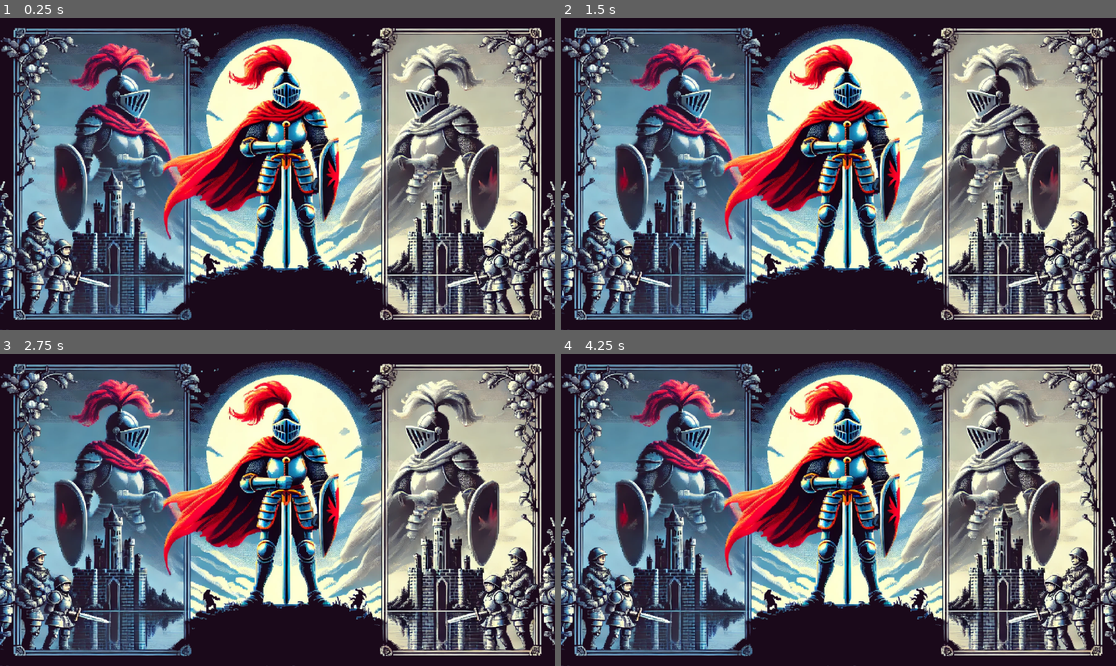
Above: before the commit, frames 1-4 (two rows, left to right).
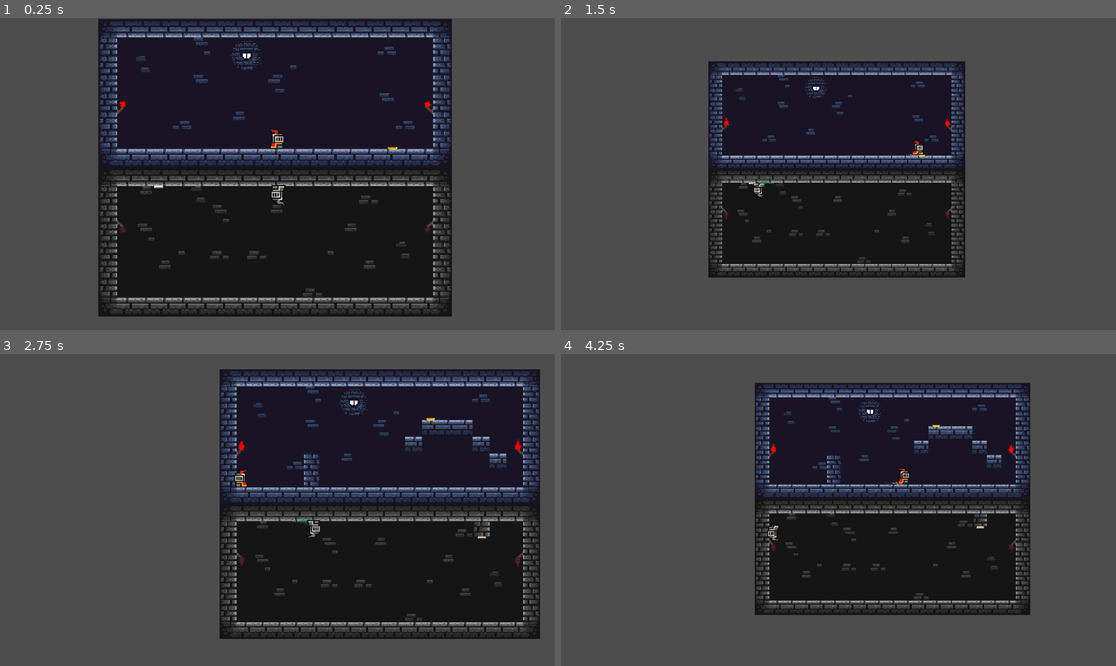
Above: after the commit, the same moments.

Repository: Hugana/A-Knight-s-Soul
Game: Godot game, scene res://scenes/Levels/level_0.tscn
Two runs of this game, one before a commit and one after it. Both use one fixed random seed, a clock stepped at 60 frames per second and the inputs below. Before the commit the project starts from res://scenes/main_menu.tscn.
Inputs:
- Up to frame 1 (0.25 s): no input
- Up to frame 2 (1.5 s): hold D (move_right) from 0.53 s (still down); tap Space (jump) at 0.77 s
- Up to frame 3 (2.75 s): tap Space (jump) at 1.52 s; release D (move_right) at 2.03 s; hold A (move_left) from 2.03 s (still down)
- Up to frame 4 (4.25 s): release A (move_left) at 2.78 s; hold D (move_right) from 2.78 s (still down); tap Space (jump) at 3.02, 3.77 s

The runs differ from the first frame. In frame 1, 86% of the frame differs, in the area x 0-100%, y 0-100%; in frame 2, 92%; in frame 3, 89%; in frame 4, 91%.

Commit message:
Main Menu and Music Implementation

Diff:
--- a/project.godot
+++ b/project.godot
@@ -11,9 +11,13 @@
 [application]
 
 config/name="A Knight's Soul"
-run/main_scene="res://scenes/main_menu.tscn"
+run/main_scene="res://scenes/Levels/level_0.tscn"
 config/features=PackedStringArray("4.3", "Forward Plus")
 config/icon="res://icon.svg"
+
+[display]
+
+window/size/resizable=false
 
 [input]
 
--- /dev/null
+++ b/scenes/Levels/main_menu.tscn
@@ -0,0 +1,153 @@
+[gd_scene load_steps=6 format=3 uid="uid://bfyunt4inngm2"]
+
+[ext_resource type="Script" path="res://scripts/main_menu.gd" id="1_1nkyx"]
+[ext_resource type="Texture2D" uid="uid://crgoyjk0vf3wh" path="res://Knighs_Soul_wallpaper.png" id="2_j3tpl"]
+[ext_resource type="FontFile" uid="uid://dbepmpin73w7n" path="res://assets/fonts/PixelatedEleganceRegular-ovyAA.ttf" id="3_t3e3r"]
+[ext_resource type="Script" path="res://scenes/music_player.gd" id="4_m2a22"]
+
+[sub_resource type="StyleBoxTexture" id="StyleBoxTexture_wwp1v"]
+texture = ExtResource("2_j3tpl")
+
+[node name="MainMenu" type="Control"]
+layout_mode = 3
+anchors_preset = 15
+anchor_right = 1.0
+anchor_bottom = 1.0
+grow_horizontal = 2
+grow_vertical = 2
+script = ExtResource("1_1nkyx")
+
+[node name="AudioStreamPlayer2D" type="AudioStreamPlayer2D" parent="."]
+volume_db = -12.0
+script = ExtResource("4_m2a22")
+
+[node name="Panel" type="Panel" parent="."]
+layout_mode = 1
+anchors_preset = 15
+anchor_right = 1.0
+anchor_bottom = 1.0
+grow_horizontal = 2
+grow_vertical = 2
+theme_override_styles/panel = SubResource("StyleBoxTexture_wwp1v")
+
+[node name="Label" type="Label" parent="."]
+layout_mode = 1
+anchors_preset = 10
+anchor_right = 1.0
+offset_top = 9.0
+offset_bottom = 36.0
+grow_horizontal = 2
+theme_override_fonts/font = ExtResource("3_t3e3r")
+theme_override_font_sizes/font_size = 29
+text = "    A Knight's Soul"
+horizontal_alignment = 1
+vertical_alignment = 1
+
+[node name="Main" type="VBoxContainer" parent="."]
+visible = false
+layout_mode = 1
+anchors_preset = 12
+anchor_top = 1.0
+anchor_right = 1.0
+anchor_bottom = 1.0
+offset_left = 23.0
+offset_top = -115.0
+offset_right = 23.0
+offset_bottom = 21.0
+grow_horizontal = 2
+grow_vertical = 0
+
+[node name="New Game" type="Button" parent="Main"]
+layout_mode = 2
+size_flags_horizontal = 4
+theme_override_fonts/font = ExtResource("3_t3e3r")
+text = "New game"
+
+[node name="Level Select" type="Button" parent="Main"]
+layout_mode = 2
+size_flags_horizontal = 4
+theme_override_fonts/font = ExtResource("3_t3e3r")
+text = "Level Select"
+
+[node name="Options" type="Button" parent="Main"]
+layout_mode = 2
+size_flags_horizontal = 4
+theme_override_fonts/font = ExtResource("3_t3e3r")
+text = "Options
+"
+
+[node name="Quit" type="Button" parent="Main"]
+layout_mode = 2
+size_flags_horizontal = 4
+theme_override_fonts/font = ExtResource("3_t3e3r")
+text = "Quit"
+
+[node name="LevelSelect" type="VBoxContainer" parent="."]
+visible = false
+layout_mode = 1
+anchors_preset = 12
+anchor_top = 1.0
+anchor_right = 1.0
+anchor_bottom = 1.0
+offset_left = 23.0
+offset_top = -107.0
+offset_right = 23.0
+offset_bottom = 29.0
+grow_horizontal = 2
+grow_vertical = 0
+
+[node name="Back" type="Button" parent="LevelSelect"]
+layout_mode = 2
+size_flags_horizontal = 4
+theme_override_fonts/font = ExtResource("3_t3e3r")
+text = "Back"
+
+[node name="TextEdit" type="TextEdit" parent="LevelSelect"]
+custom_minimum_size = Vector2(132, 20)
+layout_mode = 2
+size_flags_horizontal = 4
+size_flags_vertical = 4
+theme_override_fonts/font = ExtResource("3_t3e3r")
+placeholder_text = "Insert Code
+"
+
+[node name="Load" type="Button" parent="LevelSelect"]
+layout_mode = 2
+size_flags_horizontal = 4
+theme_override_fonts/font = ExtResource("3_t3e3r")
+text = "Load
+"
+
+[node name="Options" type="VBoxContainer" parent="."]
+visible = false
+layout_mode = 1
+anchors_preset = 12
+anchor_top = 1.0
+anchor_right = 1.0
+anchor_bottom = 1.0
+offset_left = 23.0
+offset_top = -102.0
+offset_right = 23.0
+offset_bottom = 34.0
+grow_horizontal = 2
+grow_vertical = 0
+
+[node name="FullScreen" type="Button" parent="Options"]
+layout_mode = 2
+size_flags_horizontal = 4
+text = "Fullscreen"
+
+[node name="Options_back" type="Button" parent="Options"]
+layout_mode = 2
+size_flags_horizontal = 4
+size_flags_vertical = 4
+text = "Back"
+
+[connection signal="pressed" from="Main/New Game" to="." method="_on_new_game_pressed"]
+[connection signal="pressed" from="Main/Level Select" to="." method="_on_level_select_pressed"]
+[connection signal="pressed" from="Main/Options" to="." method="_on_options_pressed"]
+[connection signal="pressed" from="Main/Quit" to="." method="_on_quit_pressed"]
+[connection signal="pressed" from="LevelSelect/Back" to="." method="_on_back_pressed"]
+[connection signal="pressed" from="LevelSelect/Load" to="." method="_on_load_pressed"]
+[connection signal="pressed" from="Options/FullScreen" to="." method="_on_full_screen_pressed"]
+[connection signal="pressed" from="Options/Options_back" to="." method="_on_options_back_pressed"]
--- a/scenes/main_menu.tscn
+++ /dev/null
@@ -1,23 +0,0 @@
-[gd_scene load_steps=3 format=3 uid="uid://bfyunt4inngm2"]
-
-[ext_resource type="Texture2D" uid="uid://crgoyjk0vf3wh" path="res://Knighs_Soul_wallpaper.png" id="1_bi7v6"]
-
-[sub_resource type="StyleBoxTexture" id="StyleBoxTexture_wwp1v"]
-texture = ExtResource("1_bi7v6")
-
-[node name="MainMenu" type="Control"]
-layout_mode = 3
-anchors_preset = 15
-anchor_right = 1.0
-anchor_bottom = 1.0
-grow_horizontal = 2
-grow_vertical = 2
-
-[node name="Panel" type="Panel" parent="."]
-layout_mode = 1
-anchors_preset = 15
-anchor_right = 1.0
-anchor_bottom = 1.0
-grow_horizontal = 2
-grow_vertical = 2
-theme_override_styles/panel = SubResource("StyleBoxTexture_wwp1v")
--- /dev/null
+++ b/scenes/music_player.gd
@@ -0,0 +1,42 @@
+extends AudioStreamPlayer2D
+
+# Playlist of music tracks
+var playlist = [
+	"res://assets/music/speculum.mp3",
+	"res://assets/music/reflector.mp3",
+	"res://assets/music/polished metal.mp3",
+	"res://assets/music/Mirrors.mp3",
+	"res://assets/music/glass.mp3"
+]
+
+# Current track index
+var current_index = 0
+
+# Called when the node enters the scene tree for the first time
+func _ready() -> void:
+	# Play the first track
+	play_current_track()
+	# Connect the "finished" signal to the `_on_track_finished` method
+	self.finished.connect(_on_track_finished)
+
+# Plays the current track from the playlist
+func play_current_track():
+	if playlist.size() == 0:  # Correct check for an empty playlist
+		print("Playlist is empty! No music to play.")
+		return
+	# Load and play the current track
+	stream = load(playlist[current_index])
+	if stream:
+		play()
+		print("Now playing: %s" % playlist[current_index])
+	else:
+		print("Failed to load track: %s" % playlist[current_index])
+
+# Handles when the current track finishes
+func _on_track_finished():
+	# Move to the next track in the playlist
+	current_index += 1
+	if current_index >= playlist.size():
+		current_index = 0  # Loop back to the first track
+	# Play the next track
+	play_current_track()
--- /dev/null
+++ b/scripts/main_menu.gd
@@ -0,0 +1,73 @@
+extends Control
+
+@onready var main_container = $Main
+@onready var level_select_container = $LevelSelect
+@onready var options_container = $Options
+@onready var code = $LevelSelect/TextEdit
+
+# Called when the node enters the scene tree for the first time
+func _ready() -> void:
+	main_container.visible = true  # Ensure the main container starts visible
+
+# Load the next level
+func load_next_level(next_scene_path):
+	if next_scene_path != "":
+		var next_scene = load(next_scene_path)
+		if next_scene:
+			get_tree().change_scene_to_packed(next_scene)
+		else:
+			print("Failed to load the next scene!")
+	else:
+		print("Next scene path is not set!")
+
+# Handle New Game button press
+func _on_new_game_pressed() -> void:
+	load_next_level("res://scenes/Levels/level_0.tscn")
+
+# Handle Level Select button press
+func _on_level_select_pressed() -> void:
+	main_container.visible = false  # Hide the main container
+	level_select_container.visible = true  # Show the level select container
+	options_container.visible = false
+
+# Handle Load button press
+func _on_load_pressed() -> void:
+	var user_input = code.text
+	if(user_input == "2201"):
+		load_next_level("res://scenes/Levels/level_1.tscn")
+	elif(user_input == "2006"):
+		load_next_level("res://scenes/Levels/level_2.tscn")
+
+
+# Handle Back button press
+func _on_back_pressed() -> void:
+	level_select_container.visible = false  # Hide the level select container
+	main_container.visible = true  # Show the main container
+	options_container.visible = false
+
+# Handle Quit button press
+func _on_quit_pressed() -> void:
+	get_tree().quit()
+
+
+func _on_full_screen_pressed() -> void:
+	var current_mode = DisplayServer.window_get_mode()
+	if current_mode == DisplayServer.WINDOW_MODE_WINDOWED:
+		# Set to fullscreen
+		DisplayServer.window_set_mode(DisplayServer.WINDOW_MODE_FULLSCREEN)
+	else:
+		# Set to windowed
+		DisplayServer.window_set_mode(DisplayServer.WINDOW_MODE_WINDOWED)
+
+
+func _on_options_pressed() -> void:
+	level_select_container.visible = false  # Hide the level select container
+	main_container.visible = false  # Show the main container
+	options_container.visible = true
+
+
+
+func _on_options_back_pressed() -> void:
+	level_select_container.visible = false  # Hide the level select container
+	main_container.visible = true  # Show the main container
+	options_container.visible = false
Binary file added: assets/fonts/PixelatedEleganceRegular-ovyAA.ttf
Not shown, added: assets/fonts/PixelatedEleganceRegular-ovyAA.ttf.import
Not shown, added: assets/music/Mirrors.mp3.import
Not shown, added: assets/music/glass.mp3.import
Not shown, added: assets/music/polished metal.mp3.import
Not shown, added: assets/music/reflector.mp3.import
Not shown, added: assets/music/speculum.mp3.import
Not shown, added: assets/music/Mirrors.mp3
Not shown, added: assets/music/glass.mp3
Not shown, added: assets/music/polished metal.mp3
Not shown, added: assets/music/reflector.mp3
Not shown, added: assets/music/speculum.mp3
